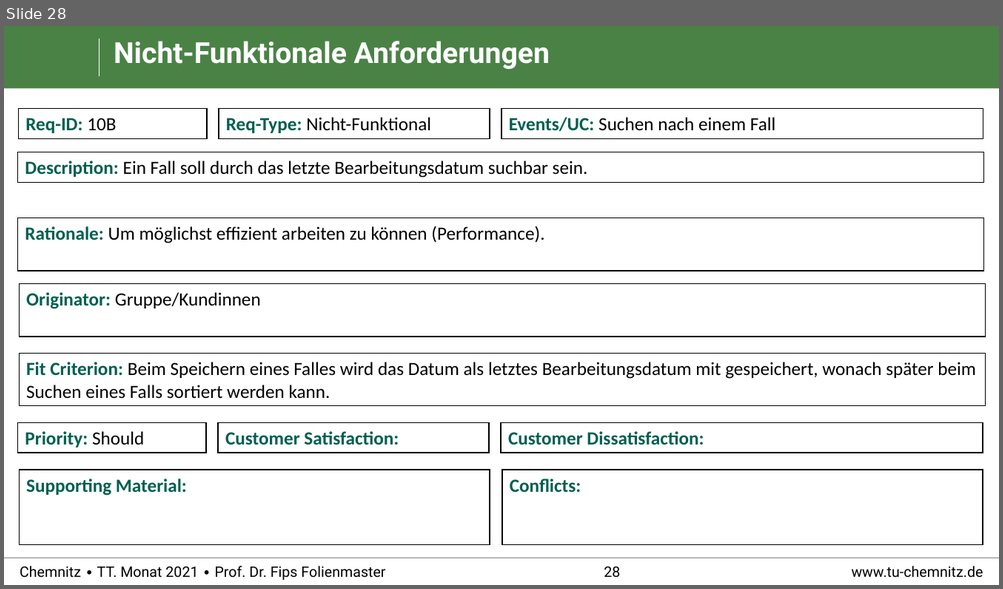
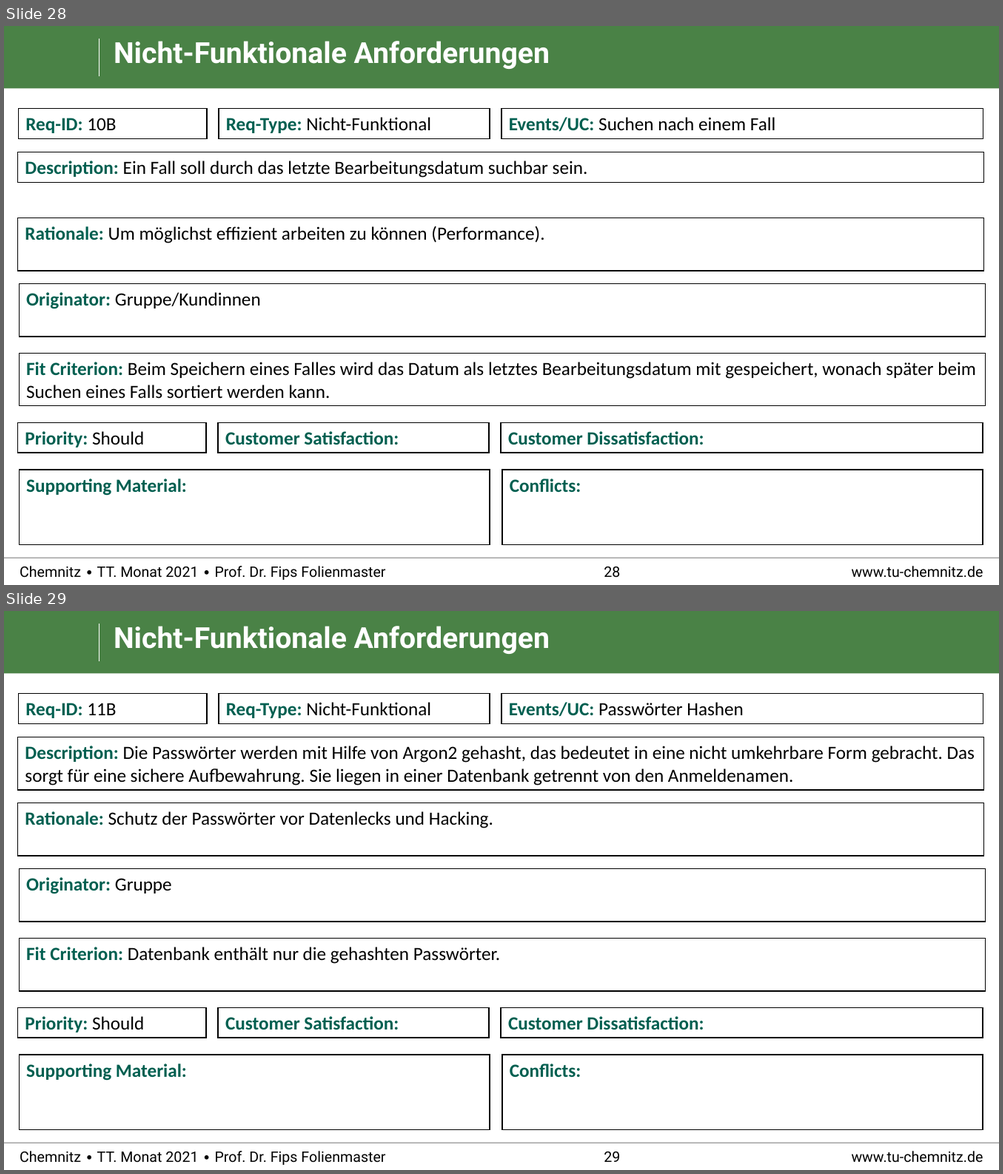
Before and after one commit to RealBiggerBo/Softwaretechnik, a slide deck: SnowCards_Requirements.pptx. Shown one above the other, each under a label of ours: slide 28 before the commit, slides 28 and 29 after it. The pictures are 1003x589 and 1003x1174 pixels, drawn with LibreOffice and Linux fonts; fonts in the diff are those of the drawing; background and template pictures are left out. Boxes give left, top, right and bottom in pixels: in the first picture for what was removed or moved away, otherwise in the second. Text is boxed around its words. In the diff, an @@ line names an element or a change of style, - is before the commit and + after.

```diff
--- a/SnowCards_Requirements.pptx
+++ b/SnowCards_Requirements.pptx
@@ slide 29 added at [4, 611, 999, 1170], background #FFFFFF; not listed: 6 template elements that a slide beside it also shows @@
@@ title added at [114, 626, 549, 654], 28 pt, text #FFFFFF, bold @@
+Nicht-Funktionale Anforderungen
@@ rectangle added at [18, 694, 207, 723], fill #FFFFFF, outline #000000 1 pt, 18 pt, text #005F50, bold @@
+Req-ID: 11B
@@ rectangle added at [219, 694, 489, 723], fill #FFFFFF, outline #000000 1 pt, 18 pt, text #000000 @@
+Req-Type: Nicht-Funktional
@@ rectangle added at [502, 694, 984, 723], fill #FFFFFF, outline #000000 1 pt, 18 pt, text #000000 @@
+Events/UC: Passwörter Hashen
@@ group added at [17, 737, 985, 991]: 4 rectangles @@
+Description: Die Passwörter werden mit Hilfe von Argon2 gehasht, das bedeutet in eine nicht umkehrbare Form gebracht. Das sorgt für eine sichere Aufbewahrung. Sie liegen in einer Datenbank getrennt von den Anmeldenamen.
+Rationale: Schutz der Passwörter vor Datenlecks und Hacking.
+Originator: Gruppe
+Fit Criterion: Datenbank enthält nur die gehashten Passwörter.
@@ rectangle added at [17, 1008, 206, 1038], fill #FFFFFF, outline #000000 1 pt, 18 pt, text #005F50, bold @@
+Priority: Should
@@ rectangle added at [218, 1008, 489, 1038], fill #FFFFFF, outline #000000 1 pt, 18 pt, text #005F50, bold @@
+Customer Satisfaction:
@@ rectangle added at [501, 1008, 983, 1038], fill #FFFFFF, outline #000000 1 pt, 18 pt, text #005F50, bold @@
+Customer Dissatisfaction:
@@ rectangle added at [19, 1055, 489, 1130], fill #FFFFFF, outline #000000 1 pt, 18 pt, text #005F50, bold @@
+Supporting Material:
@@ rectangle added at [503, 1055, 983, 1130], fill #FFFFFF, outline #000000 1 pt, 18 pt, text #005F50, bold @@
+Conflicts:
```
Also in this commit, not shown: 2 slides changed.
